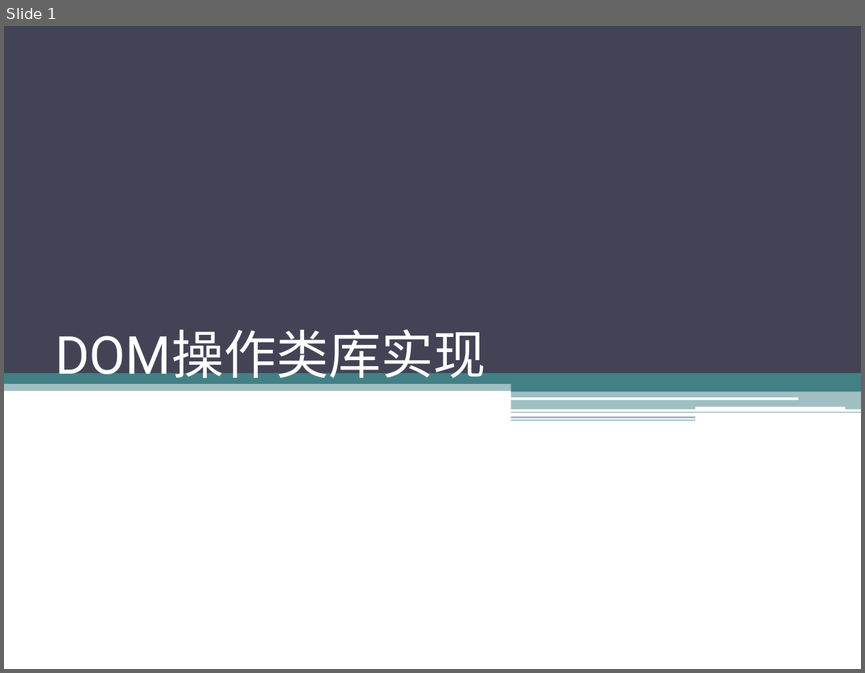
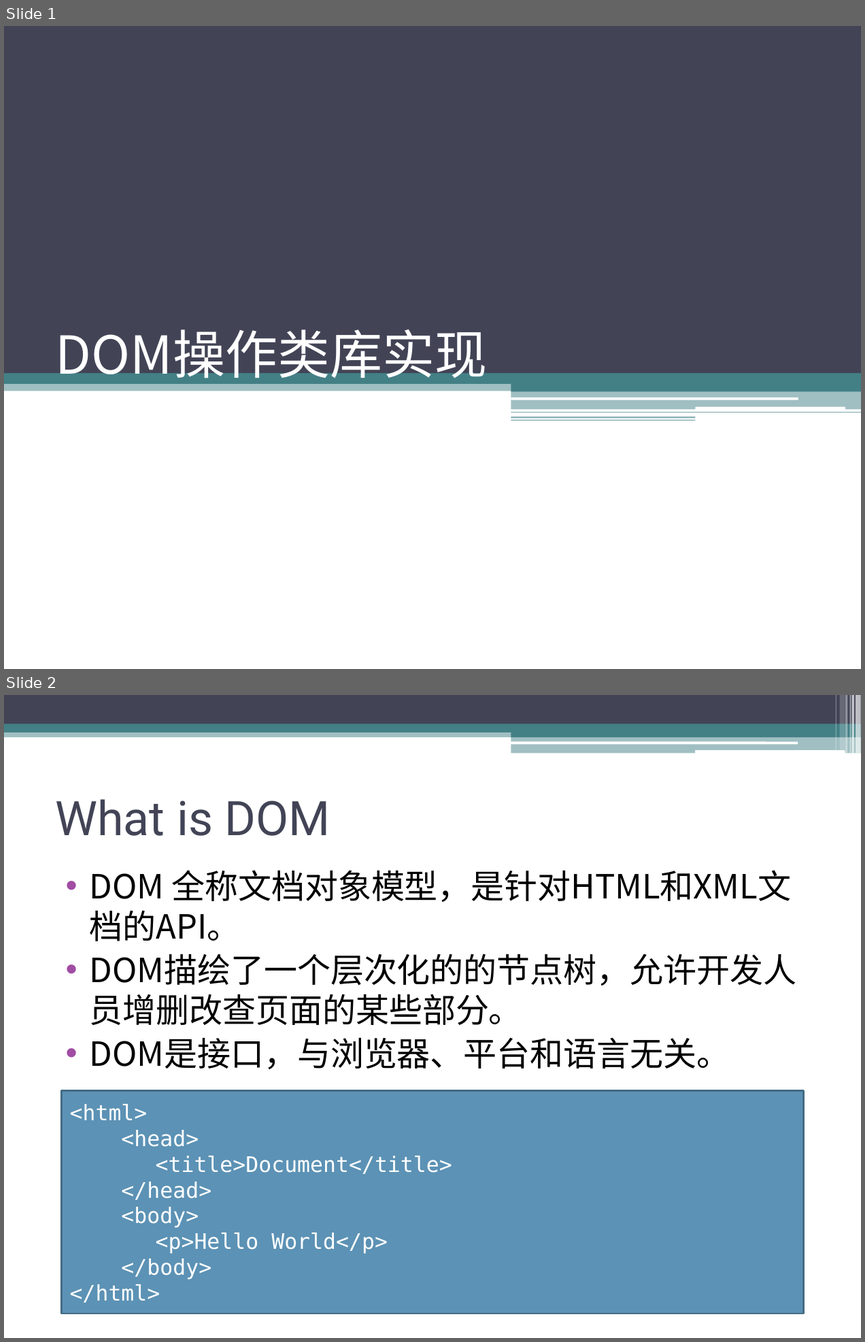
Before and after one commit to sophiazzw/Front_Library, a slide deck: manipulation.pptx. Shown one above the other, each under a label of ours: slide 1 before the commit, slides 1 and 2 after it. The pictures are 865x673 and 865x1342 pixels, drawn with LibreOffice and Linux fonts; fonts in the diff are those of the drawing. Boxes give left, top, right and bottom in pixels: in the first picture for what was removed or moved away, otherwise in the second. Text is boxed around its words. In the diff, an @@ line names an element or a change of style, - is before the commit and + after.

```diff
--- a/manipulation.pptx
+++ b/manipulation.pptx
@@ slide 2 added at (4, 695, 861, 1338), background #FFFFFF @@
@@ rectangle added at (4, 695, 861, 724), fill #424456 @@
@@ rectangle added at (835, 695, 836, 750), fill #FFFFFF at 30% opacity @@
@@ rectangle added at (839, 695, 844, 750), fill #FFFFFF at 20% opacity @@
@@ rectangle added at (845, 695, 848, 753), fill #FFFFFF at 40% opacity @@
@@ rectangle added at (850, 695, 851, 753), fill #FFFFFF at 60% opacity @@
@@ rectangle added at (851, 695, 854, 753), fill #FFFFFF at 65% opacity @@
@@ rectangle added at (855, 695, 861, 753), fill #FFFFFF at 65% opacity @@
@@ rectangle added at (4, 729, 861, 737), fill #438086 at 50% opacity @@
@@ rectangle added at (4, 724, 861, 732), fill #438086 @@
@@ rectangle added at (511, 728, 861, 737), fill #438086 @@
@@ rounded rectangle added at (511, 741, 798, 744), fill #FFFFFF @@
@@ rectangle added at (511, 736, 861, 753), fill #438086 at 50% opacity @@
@@ rounded rectangle added at (695, 750, 844, 753), fill #FFFFFF @@
@@ title added at (55, 799, 330, 836), 40 pt, text #424456 @@
+What is DOM
@@ text added at (90, 870, 796, 1069), 28 pt, text #000000 @@
+• DOM 全称文档对象模型，是针对HTML和XML文档的API。
+• DOM描绘了一个层次化的的节点树，允许开发人员增删改查页面的某些部分。
+• DOM是接口，与浏览器、平台和语言无关。
@@ rectangle added at (61, 1091, 804, 1314), fill #5C92B5, outline #446C86 1.5 pt, 18 pt, text #FFFFFF @@
+<html>
+<head>
+<title>Document</title>
+</head>
+<body>
+<p>Hello World</p>
+</body>
+</html>
@@ slide 1 changed as well @@
@@ title "DOM操作类库实现" at (55, 329, 487, 387): font Roboto to Noto Sans CJK SC @@
```
Also in this commit, not shown: 2 other slides changed, 4 other slides added, 6 other files.
